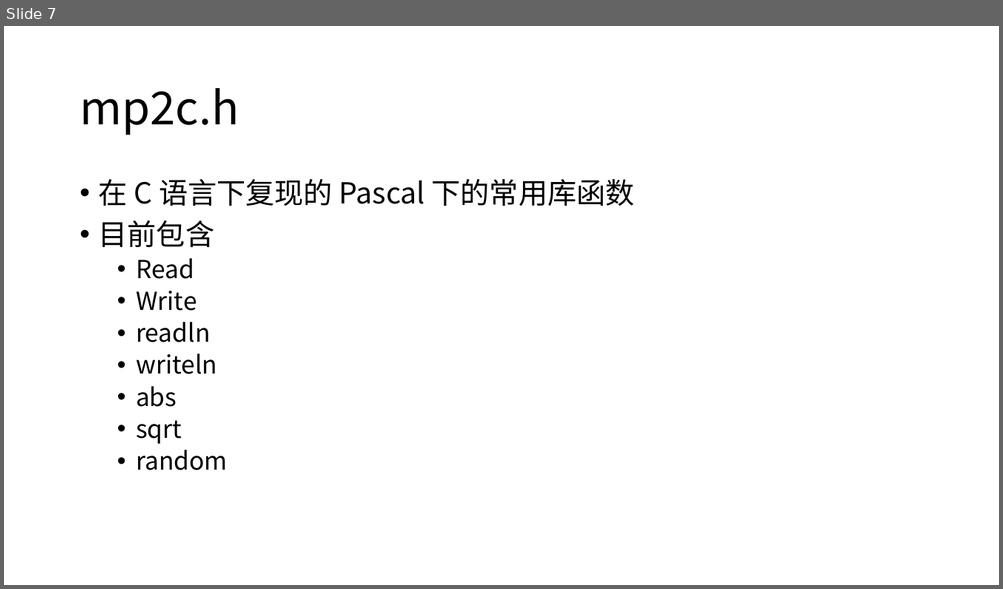
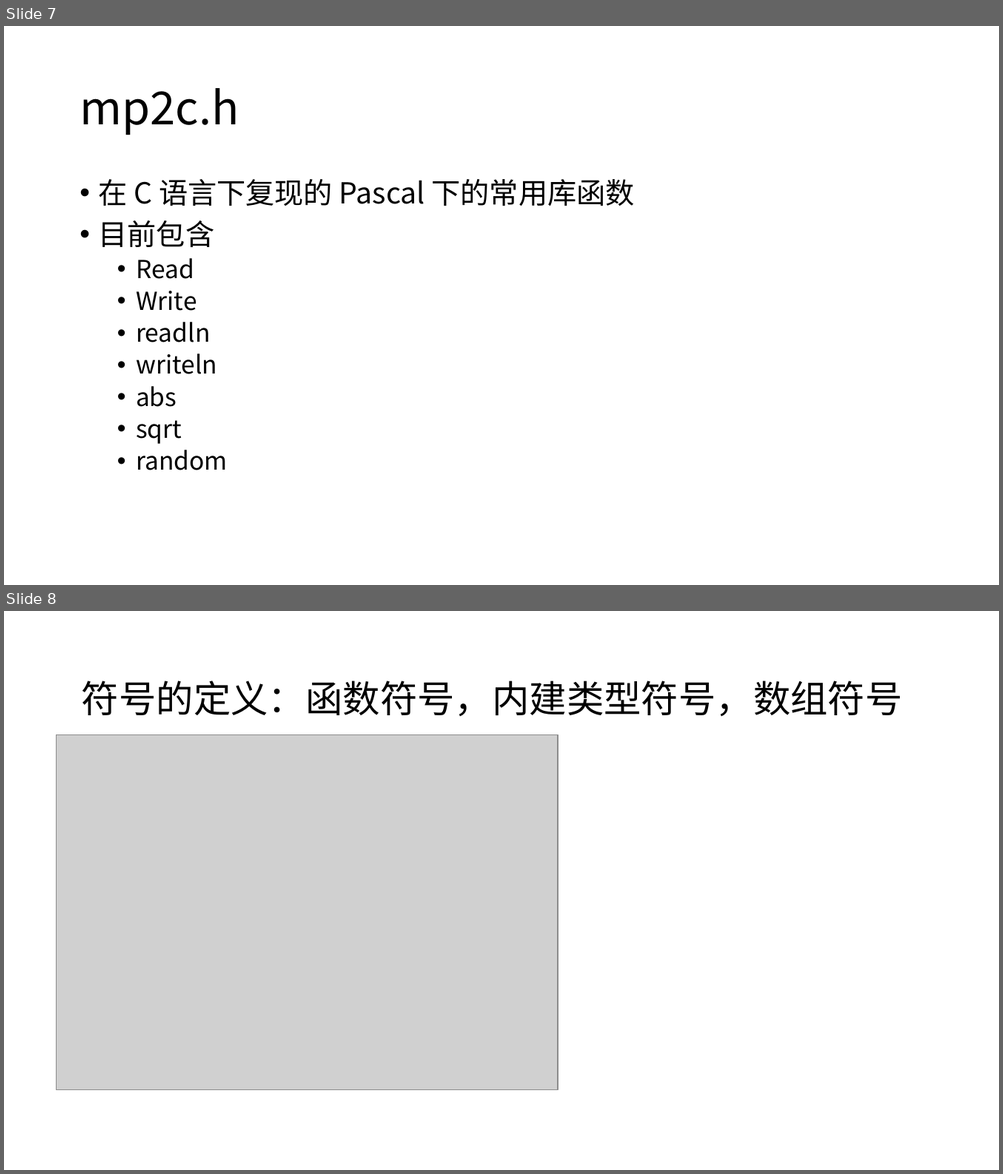
Before and after one commit to 65456u/MiniPascal2C, a slide deck: docs/中期检查.pptx. Shown one above the other, each under a label of ours: slide 7 before the commit, slides 7 and 8 after it. The pictures are 1003x589 and 1003x1174 pixels, drawn with LibreOffice and Linux fonts; fonts in the diff are those of the drawing; grey boxes stand for pictures. Boxes give left, top, right and bottom in pixels: in the first picture for what was removed or moved away, otherwise in the second. Text is boxed around its words. In the diff, an @@ line names an element or a change of style, - is before the commit and + after.

```diff
--- a/docs/中期检查.pptx
+++ b/docs/中期检查.pptx
@@ slide 8 added at bbox=[4, 611, 999, 1170], background #FFFFFF @@
@@ text added at bbox=[82, 681, 902, 716], 36 pt, text #000000 @@
+符号的定义：函数符号，内建类型符号，数组符号
@@ picture added at bbox=[57, 735, 558, 1091] @@
```
Also in this commit, not shown: 1 slide changed, 2 other slides added, 1 other file.
